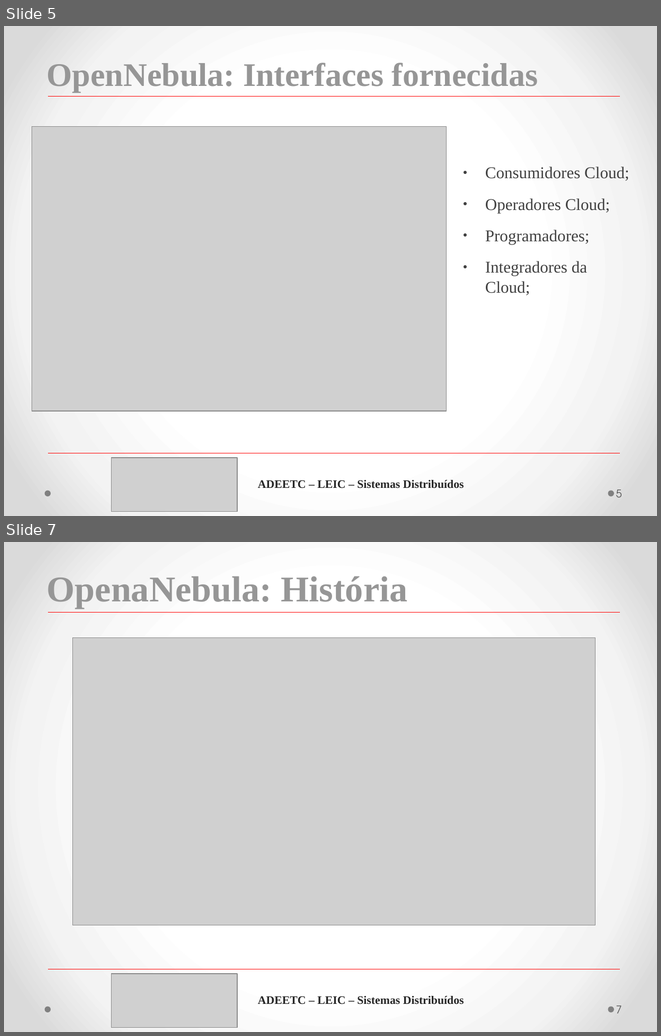
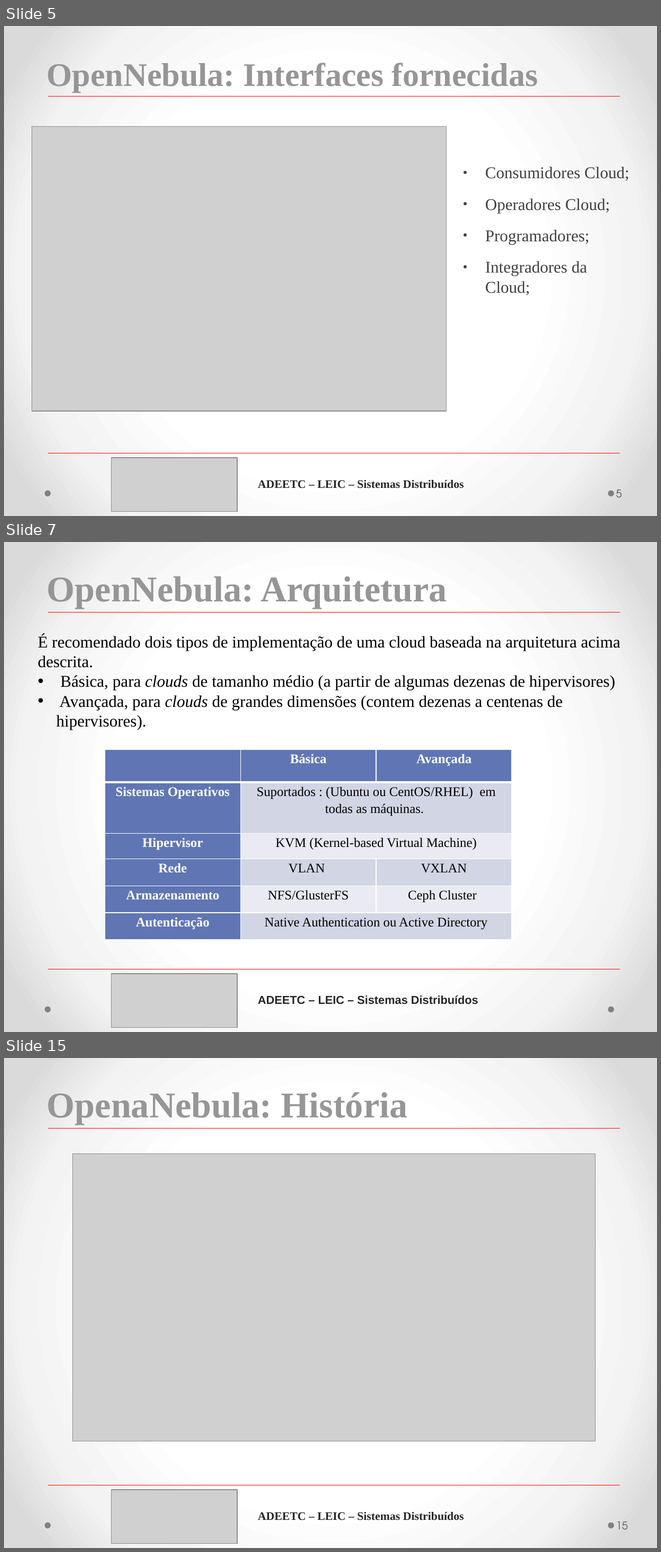
Before and after one commit to MFDM/SD, a slide deck: T2/Apresentação-T2.pptx. Shown one above the other, each under a label of ours: slides 5 and 7 before the commit, slides 5, 7 and 15 after it; the slides between them are not shown. The pictures are 661x1036 and 661x1552 pixels, drawn with LibreOffice and Linux fonts; fonts in the diff are those of the drawing; grey boxes stand for pictures. Boxes give left, top, right and bottom in pixels: in the first picture for what was removed or moved away, otherwise in the second. Text is boxed around its words. In the diff, an @@ line names an element or a change of style, - is before the commit and + after.

```diff
--- a/T2/Apresentação-T2.pptx
+++ b/T2/Apresentação-T2.pptx
@@ slide 7 added at box(4, 542, 657, 1032), background gradient #FFFFFF to #F4F4F4 to #DADADA; not listed: 2 template elements that a slide beside it also shows @@
@@ text added at box(47, 576, 447, 608), 44 pt, text #969696, bold @@
+OpenNebula: Arquitetura
@@ line added from (49, 612) to (620, 612), #FF0000 0 pt @@
@@ text added at box(38, 635, 620, 730), 20 pt, text #000000 @@
+É recomendado dois tipos de implementação de uma cloud baseada na arquitetura acima descrita.
+• Básica, para clouds de tamanho médio (a partir de algumas dezenas de hipervisores)
+• Avançada, para clouds de grandes dimensões (contem dezenas a centenas de hipervisores).
@@ table added at box(105, 749, 512, 940), 6 rows, 3 columns @@
+ | Básica | Avançada
+Sistemas Operativos | Suportados : (Ubuntu ou CentOS/RHEL) em todas as máquinas. | 
+Hipervisor | KVM (Kernel-based Virtual Machine) | 
+Rede | VLAN | VXLAN
+Armazenamento | NFS/GlusterFS | Ceph Cluster
+Autenticação | Native Authentication ou Active Directory | 
@@ line added from (49, 969) to (620, 969), #FF0000 0 pt @@
@@ picture added at box(111, 973, 237, 1026) @@
@@ text added at box(258, 995, 478, 1004), 14 pt, text #262626, bold @@
+ADEETC – LEIC – Sistemas Distribuídos
@@ what was slide 7 is now slide 15 @@
@@ page number at box(616, 1521, 628, 1529): text changed @@
-7
+15
```
Also in this commit, not shown: 1 slide changed, 7 other slides added, 1 other file.
